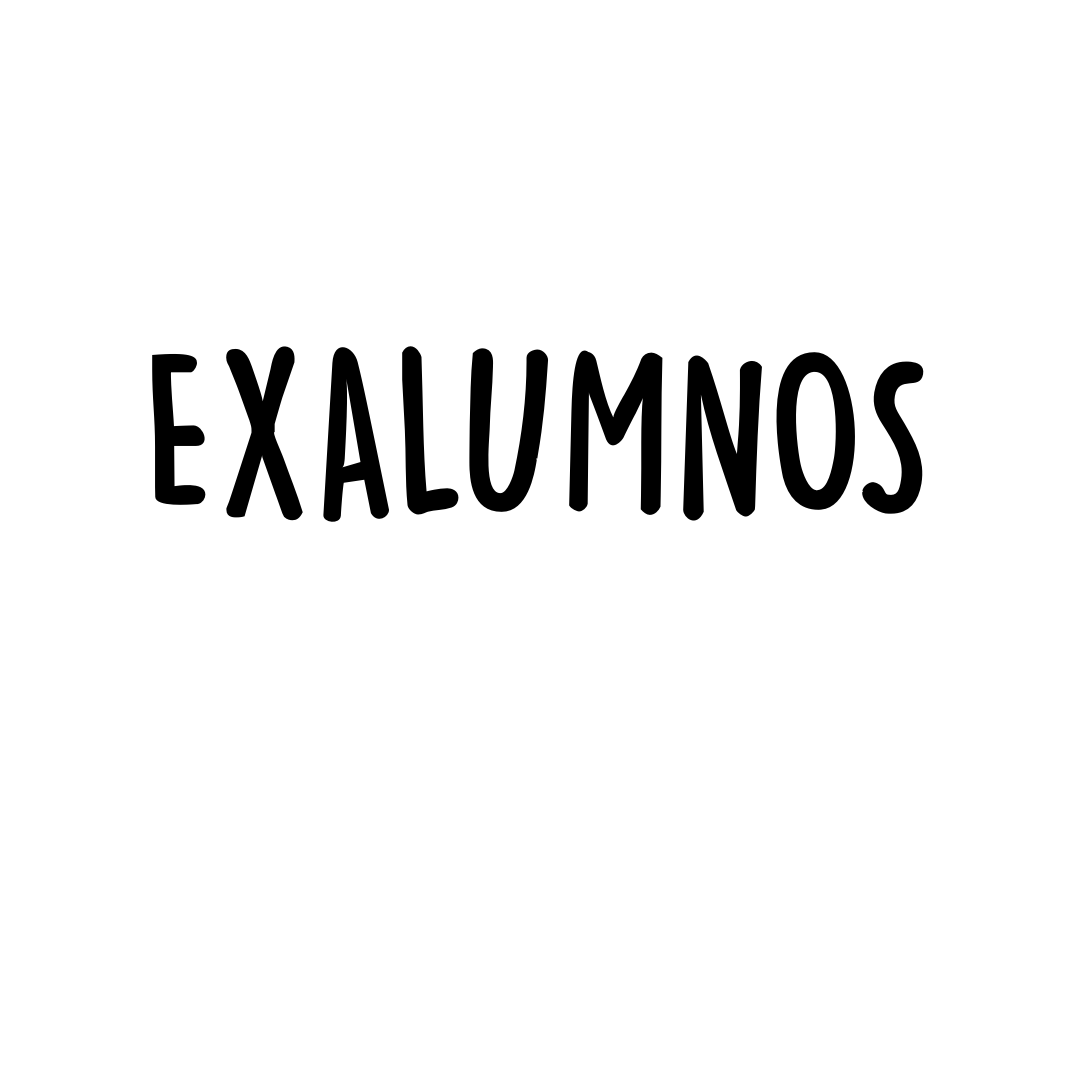
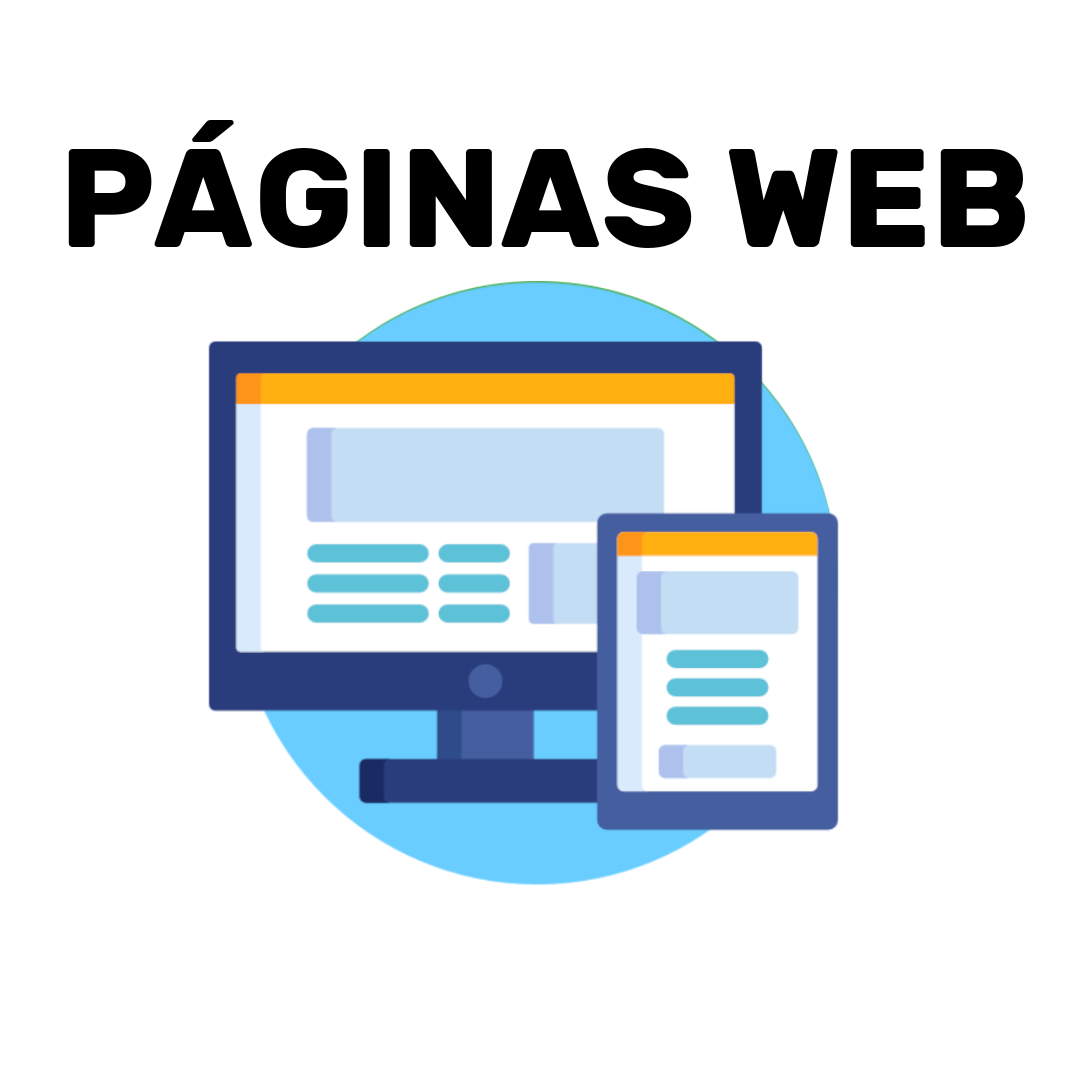
Layered file, before and after one edit (1080x1080). Changes by layer:
hid "EXALUMNOS ..." over bbox(152, 346, 924, 522)
added layer "sensible.png" above "youtube.png" over bbox(208, 282, 839, 885)
added layer "PÁGINAS WEB" above "YOUTUBE" over bbox(68, 120, 1025, 248)
added layer "spotifyGRANDE.png" above "sdfds" over bbox(237, 281, 838, 881)
added layer "sdfds" above "sd" over bbox(508, 508, 572, 572)
hid "sd" over bbox(68, 120, 1025, 885)
